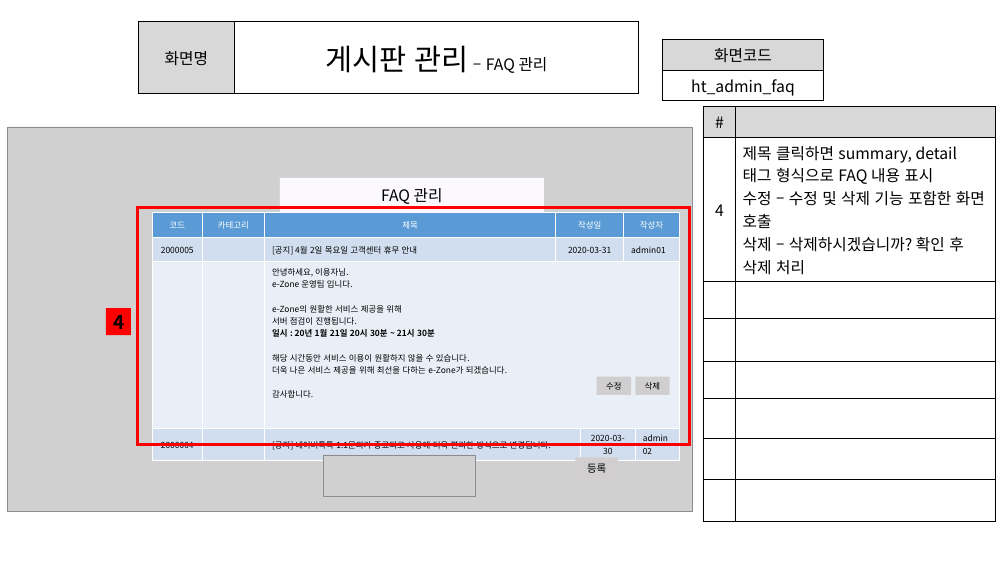
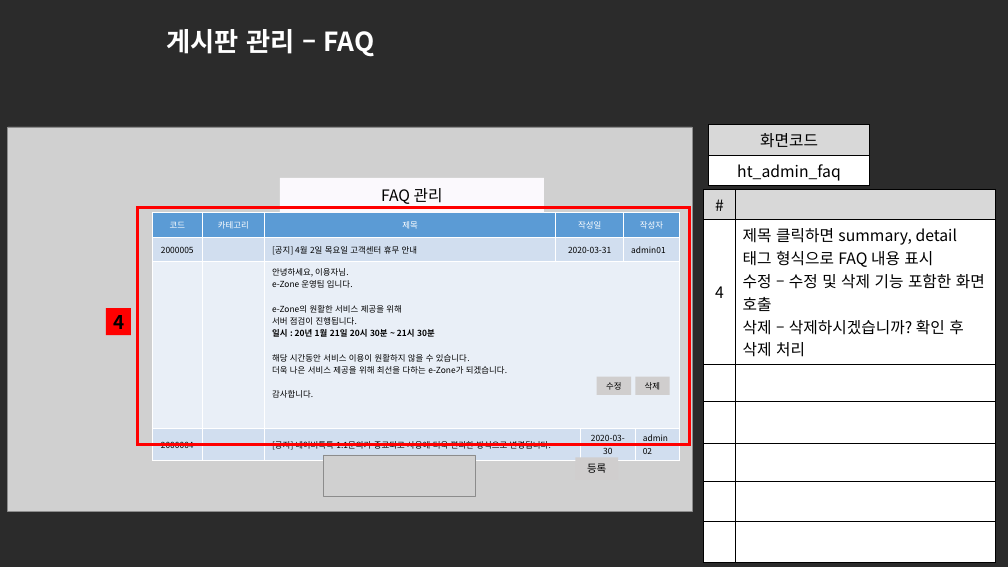
Before and after one commit to ezenteam2/e-Zone, a slide deck: slide 16 of 0 발표용 파워포인트/0403 1차발표/0403 project05 - 파워포인트 - 현태.pptx. Drawn at 1008x567 pixels with LibreOffice and Linux fonts; fonts in the diff are those of the drawing; grey boxes stand for pictures; background and template pictures are left out; a plain dark background stands for a picture behind light text. Boxes give left, top, right and bottom in pixels: in the first picture for what was removed or moved away, otherwise in the second. Text is boxed around its words. In the diff, an @@ line names an element or a change of style, - is before the commit and + after.

```diff
--- a/0 발표용 파워포인트/0403 1차발표/0403 project05 - 파워포인트 - 현태.pptx
+++ b/0 발표용 파워포인트/0403 1차발표/0403 project05 - 파워포인트 - 현태.pptx
@@ background #FFFFFF to picture (left out) @@
@@ table removed at (x1=139, y1=22, x2=639, y2=93), 1 rows, 2 columns @@
-화면명 | 게시판 관리 – FAQ 관리
@@ title added at (x1=167, y1=29, x2=374, y2=57), 25 pt, text #FFFFFF, bold @@
+게시판 관리 – FAQ
@@ table moved from (x1=663, y1=40, x2=824, y2=100) to (x1=709, y1=125, x2=870, y2=185) @@
@@ table at (x1=704, y1=190, x2=996, y2=535) @@
-row 8:  | 
@@ table resized from (x1=704, y1=107, x2=996, y2=495) to (x1=704, y1=190, x2=996, y2=535) @@
```
Also in this commit, not shown: 19 other slides changed.
